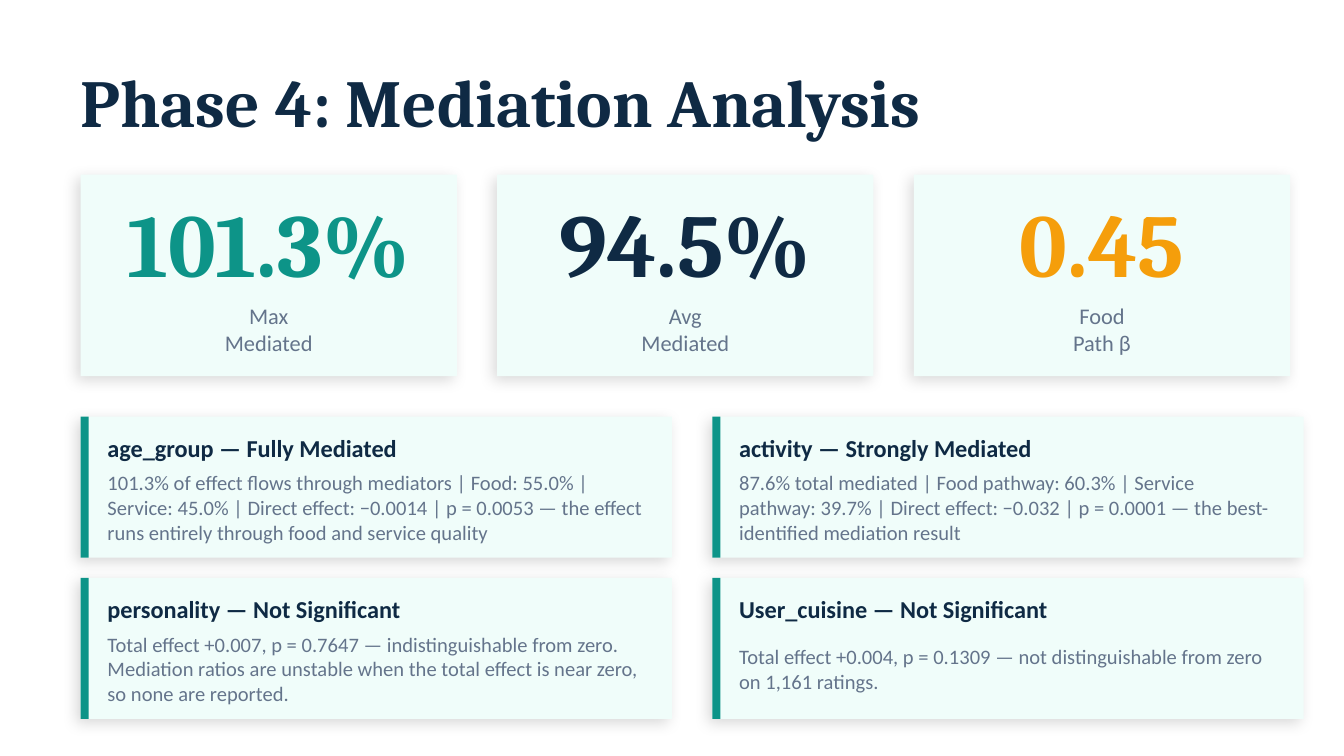
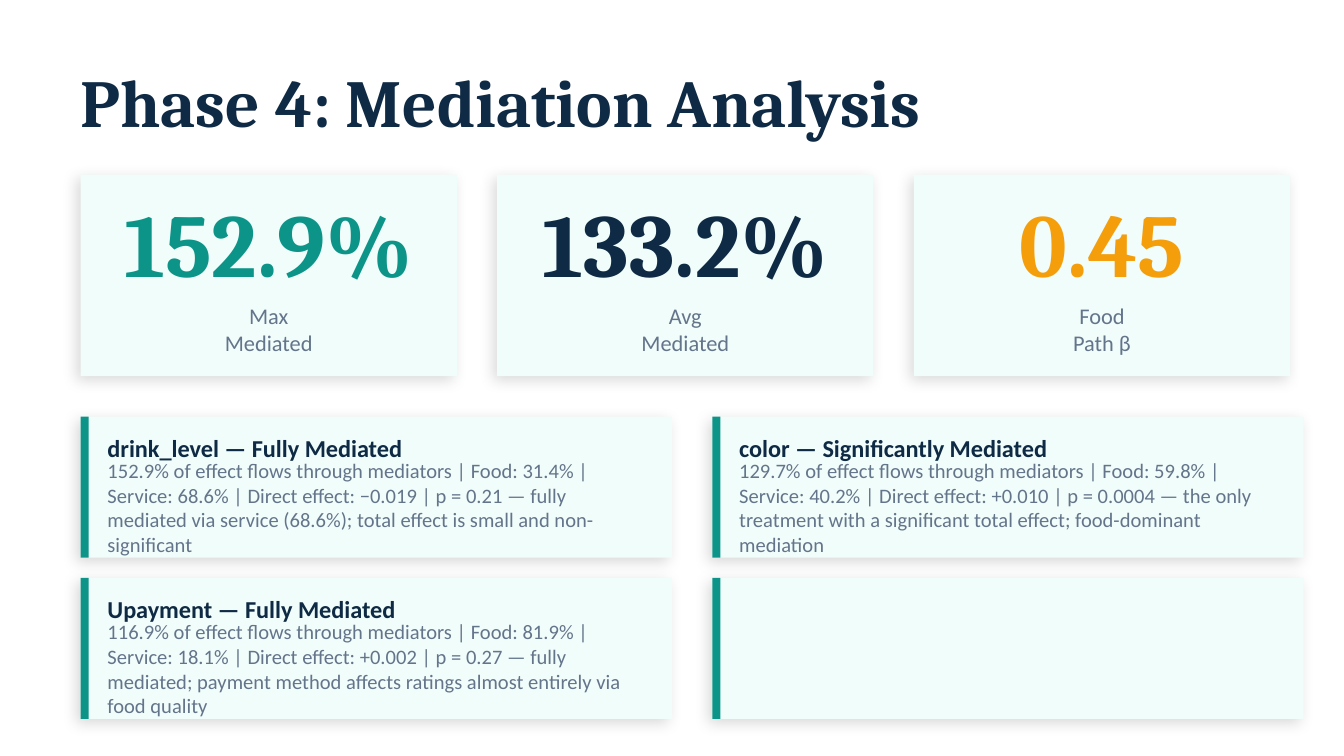
Before and after one commit to EllaN12/Causal_inference-Case_study, a slide deck: slide 10 of Causal_Inference_Case_Study.pptx. Drawn at 1344x756 pixels with LibreOffice and Linux fonts; fonts in the diff are those of the drawing. Boxes give left, top, right and bottom in pixels: in the first picture for what was removed or moved away, otherwise in the second. Text is boxed around its words. In the diff, an @@ line names an element or a change of style, - is before the commit and + after.

```diff
--- a/Causal_Inference_Case_Study.pptx
+++ b/Causal_Inference_Case_Study.pptx
@@ text at bbox=[124, 216, 413, 280]: text changed @@
-101.3%
+152.9%
@@ text at bbox=[543, 216, 829, 280]: text changed @@
-94.5%
+133.2%
@@ text at bbox=[107, 440, 402, 461]: text changed @@
-age_group — Fully Mediated
+drink_level — Fully Mediated
@@ text at bbox=[739, 440, 1047, 461]: text changed @@
-activity — Strongly Mediated
+color — Significantly Mediated
@@ text at bbox=[107, 464, 593, 556]: text changed @@
-101.3% of effect flows through mediators | Food: 55.0% | Service: 45.0% | Direct effect: −0.0014 | p = 0.0053 — the effect runs entirely through food and service quality
+152.9% of effect flows through mediators | Food: 31.4% | Service: 68.6% | Direct effect: −0.019 | p = 0.21 — fully mediated via service (68.6%); total effect is small and non-significant
@@ text at bbox=[739, 464, 1252, 552]: text changed @@
-87.6% total mediated | Food pathway: 60.3% | Service pathway: 39.7% | Direct effect: −0.032 | p = 0.0001 — the best-identified mediation result
+129.7% of effect flows through mediators | Food: 59.8% | Service: 40.2% | Direct effect: +0.010 | p = 0.0004 — the only treatment with a significant total effect; food-dominant mediation
@@ text at bbox=[107, 601, 395, 622]: text changed @@
-personality — Not Significant
+Upayment — Fully Mediated
@@ text at bbox=[107, 625, 620, 717]: text changed @@
-Total effect +0.007, p = 0.7647 — indistinguishable from zero. Mediation ratios are unstable when the total effect is near zero, so none are reported.
+116.9% of effect flows through mediators | Food: 81.9% | Service: 18.1% | Direct effect: +0.002 | p = 0.27 — fully mediated; payment method affects ratings almost entirely via food quality
@@ text removed at bbox=[739, 601, 1047, 622] @@
-User_cuisine — Not Significant
@@ text removed at bbox=[739, 650, 1263, 693] @@
-Total effect +0.004, p = 0.1309 — not distinguishable from zero on 1,161 ratings.
```
Also in this commit, not shown: 4 other slides changed.
